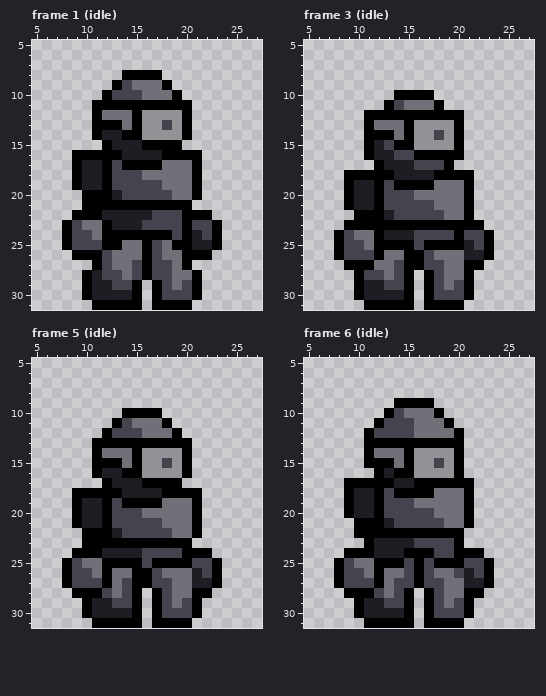
One commit to this pixel-art file: Sprites/Player.aseprite. Above: the version before the commit.
32x32 pixels, 12 frames. Shown: frame 1 (idle): x 5..27, y 5..31; frame 3 (idle): x 5..27, y 5..31; frame 5 (idle): x 5..27, y 5..31; frame 6 (idle): x 5..27, y 5..31. The commit also changed other frames, which this record leaves out.
The result:
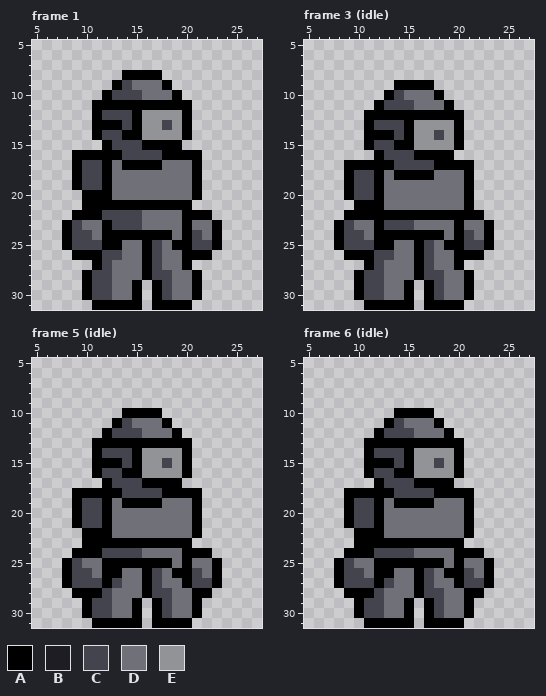
Palette (. is transparent): A #000000  B #1d1d23  C #43444d  D #707178  E #929397
Difference:
Changed rows in their new state; - is an unchanged pixel.
Frame 1, layers "Visor", "hands", "Body":
first column x 10:
12 --CCC--------
13 ----C--------
14 --CC---------
15 ---CCC-------
16 ----CCCC-----
17 CC-D---------
18 CC-DDD-------
19 CC-DDDDD-----
20 ---DDDDDD----
22 --CCCCDDDD---
23 ---CCCDDDD-DD
24 ---------D-CD
25 -----------CC
26 ---C---------
27 -----D--D----
28 -C-D-D-------
29 -CCDD-----D--
30 -CCDD----DD--
Frame 3 (idle), layers "Visor", "hands", "Body":
first column x 8:
 9 ------AAAA------
10 -----ACDDDA-----
11 ----AC-C--DA----
13 ----CCC---------
14 ------C---------
15 ----C-----------
16 ---.AC------.---
17 -AAA-ACC--A-AA--
18 --CC-DAAAADDD---
19 --CC-DDDDD------
20 --CC-DDD--------
21 -.AA-DDDDD------
22 -A---AAAAAAAA-A-
23 ACDD-CCCDDDD-DDA
24 --C--AAAAAAD--D-
25 ---C--DDACD--C--
26 .AAACC-D----AAA.
27 -..-C-DD--D-A..-
28 ------DDAC------
29 ---CCDD-----D---
30 ---CCDD----DD---
Frame 5 (idle), layers "Visor", "hands", "Body":
first column x 10:
14 --CCC--------
15 ----C--------
16 --CC---------
17 ---CCC-------
18 ----CCCC-----
19 CC-D---------
20 CC-DDD-------
21 CC-DDDDD-----
22 ---DDDDDD----
24 --CCCCDDDD---
25 ------A--D-DD
26 ---A-D---AACD
27 ---CDD--D-ACC
28 ----DDAC-----
29 -CCDD-----D--
30 -CCDD----DD--
Frame 6 (idle), layers "Visor", "hands", "Body":
first column x 9:
 9 -----....-----
10 ----.AAAA.----
11 ---.A-D--A.---
12 --.A------A.--
14 ---CCC--------
15 -----C--------
16 --ACC---------
17 ...-CCC----..-
18 -AA-ACCCCAAA--
19 -CC-DAAAA-----
20 -CC-DDDDD-----
21 ACC-DDDDDD----
22 ----DDDDDDDDA-
23 -A-AAAAAAAA---
24 ---CCCCDDDD---
25 ------A-A-D-DD
26 ----A-D---AACD
27 ----CDD--D-ACC
28 -----DDAC-----
29 --CCDD-----D--
30 --CCDD----DD--
Where, in picture pixels (left, top, right, bottom), the same in both pictures:
changed: (82, 110, 212, 300)
changed: (334, 80, 494, 300)
changed: (82, 448, 212, 618)
changed: (344, 398, 484, 618)
